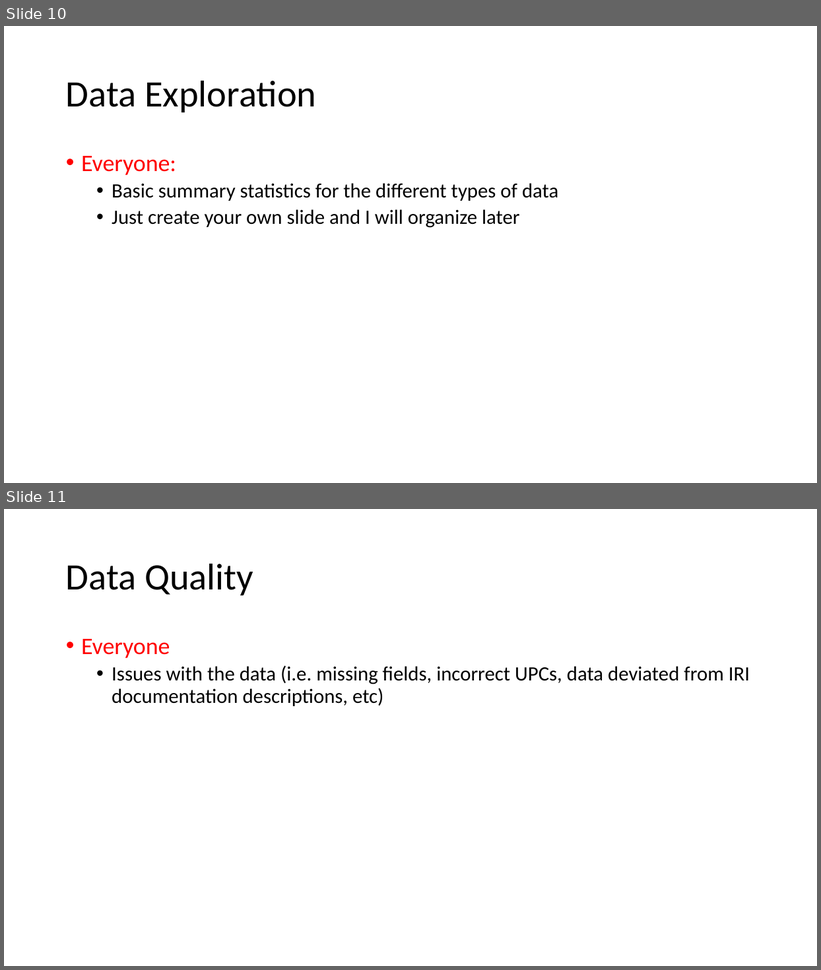
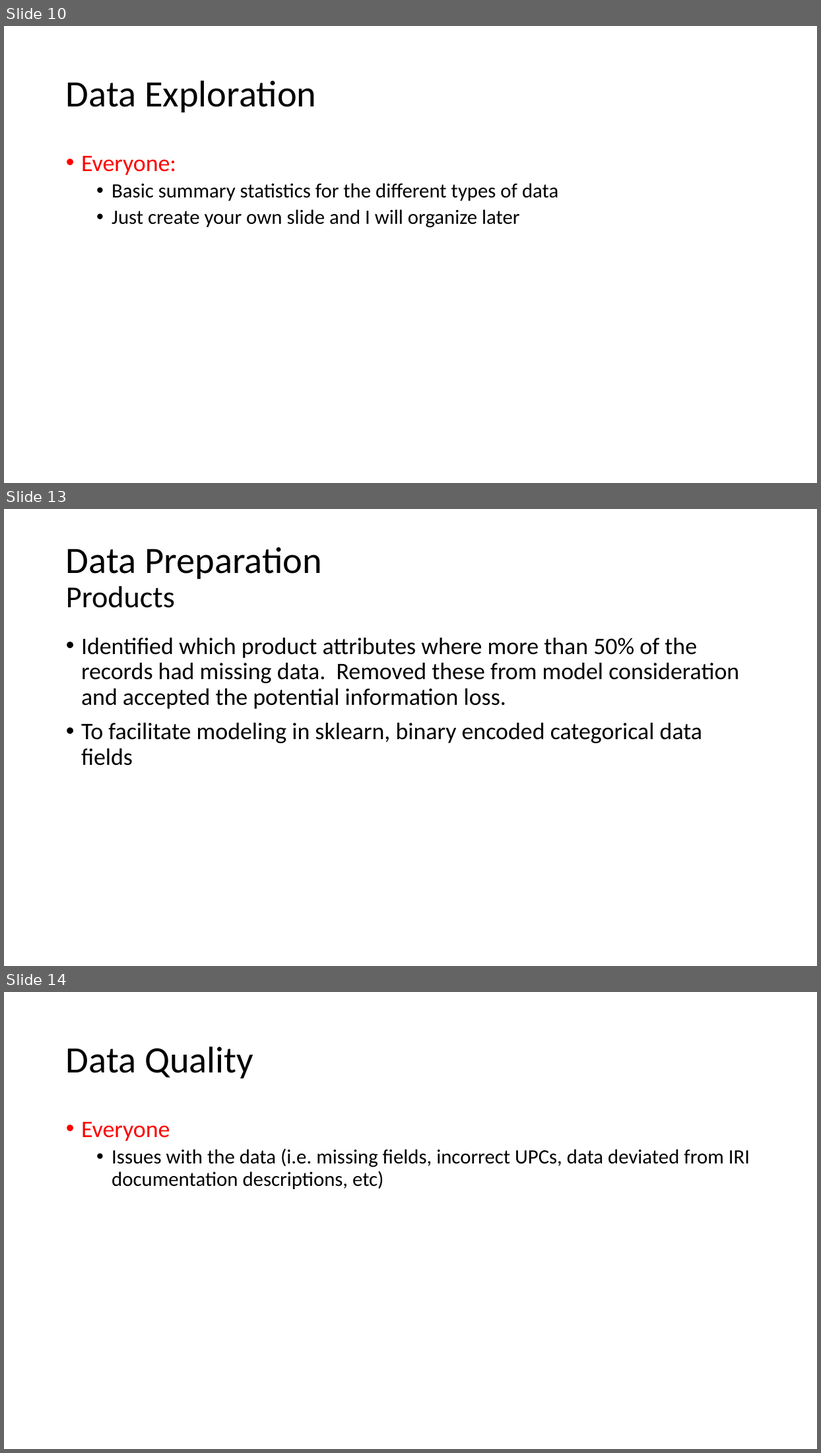
Before and after one commit to mGalarnyk/Machine_Learning_Froyo, a slide deck: Current_Powerpoint/Froyo_v2.pptx. Shown one above the other, each under a label of ours: slides 10 and 11 before the commit, slides 10, 13 and 14 after it; the slides between them are not shown. The pictures are 821x970 and 821x1453 pixels, drawn with LibreOffice and Linux fonts; fonts in the diff are those of the drawing. Boxes give left, top, right and bottom in pixels: in the first picture for what was removed or moved away, otherwise in the second. Text is boxed around its words. In the diff, an @@ line names an element or a change of style, - is before the commit and + after.

```diff
--- a/Current_Powerpoint/Froyo_v2.pptx
+++ b/Current_Powerpoint/Froyo_v2.pptx
@@ slide 13 added at bbox=[4, 509, 817, 966], background #FFFFFF @@
@@ title added at bbox=[66, 547, 322, 608], 44 pt, text #000000 @@
+Data Preparation
+Products
@@ text added at bbox=[81, 638, 739, 766], 28 pt, text #000000 @@
+• Identified which product attributes where more than 50% of the records had missing data. Removed these from model consideration and accepted the potential information loss.
+• To facilitate modeling in sklearn, binary encoded categorical data fields
@@ what was slide 11 is now slide 14 @@
```
Also in this commit, not shown: 1 slide changed, 2 other slides added, 2 other files.
